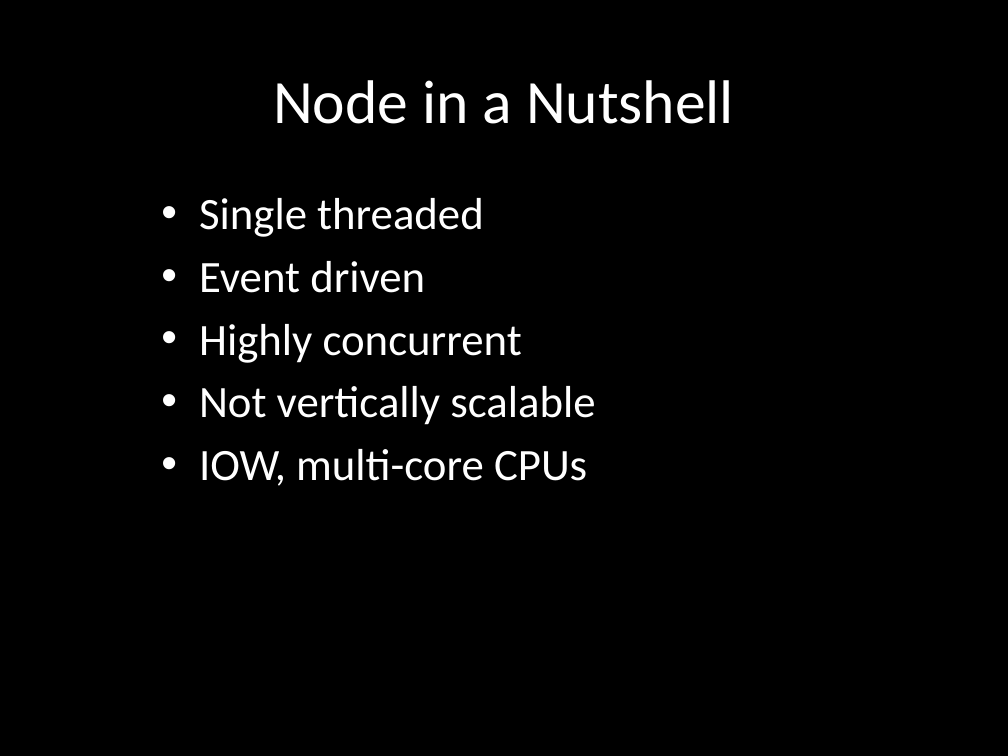
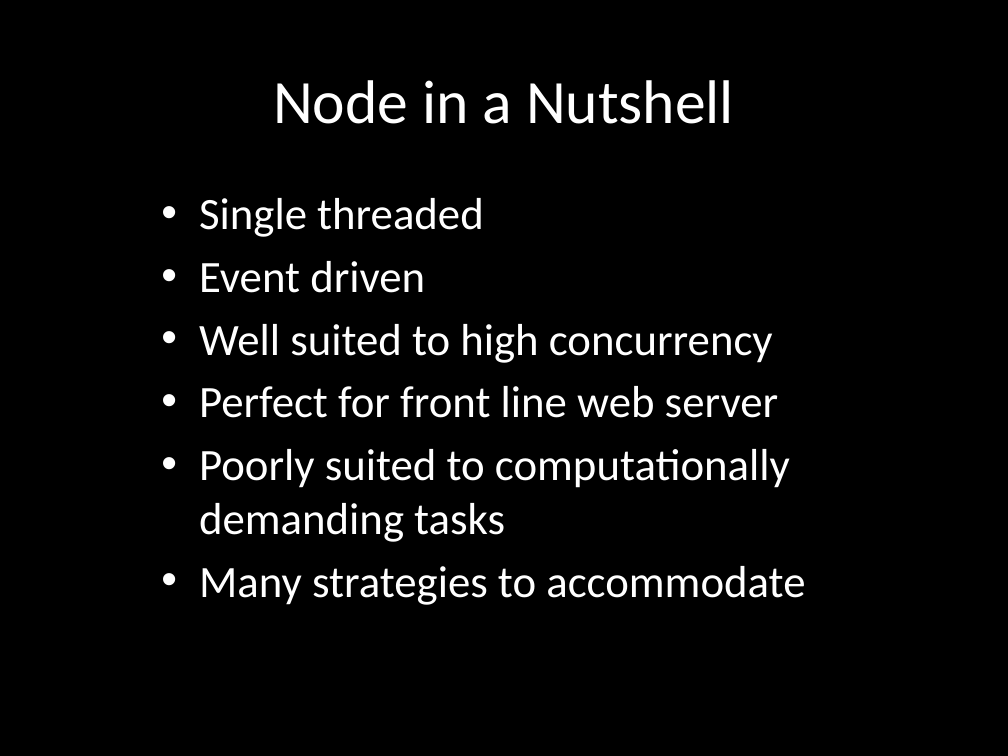
Before and after one commit to eliasjames/training-node, a slide deck: slide 14 of slides/Node Slides Day 1.pptx (slide 9 before the commit). Drawn at 1008x756 pixels with LibreOffice and Linux fonts; fonts in the diff are those of the drawing. Boxes give left, top, right and bottom in pixels: in the first picture for what was removed or moved away, otherwise in the second. Text is boxed around its words. In the diff, an @@ line names an element or a change of style, - is before the commit and + after.

```diff
--- a/slides/Node Slides Day 1.pptx
+++ b/slides/Node Slides Day 1.pptx
@@ subtitle at (199, 324, 805, 605): text changed @@
-• Highly concurrent
-• Not vertically scalable
-• IOW, multi-core CPUs
+• Well suited to high concurrency
+• Perfect for front line web server
+• Poorly suited to computationally demanding tasks
+• Many strategies to accommodate
```
Also in this commit, not shown: 3 other slides changed, 7 slides added.
